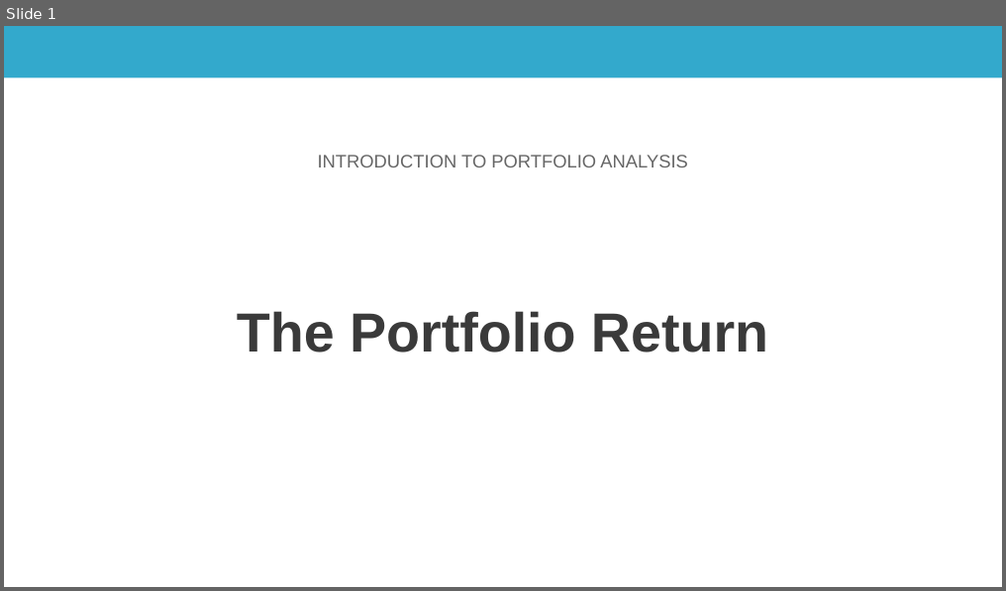
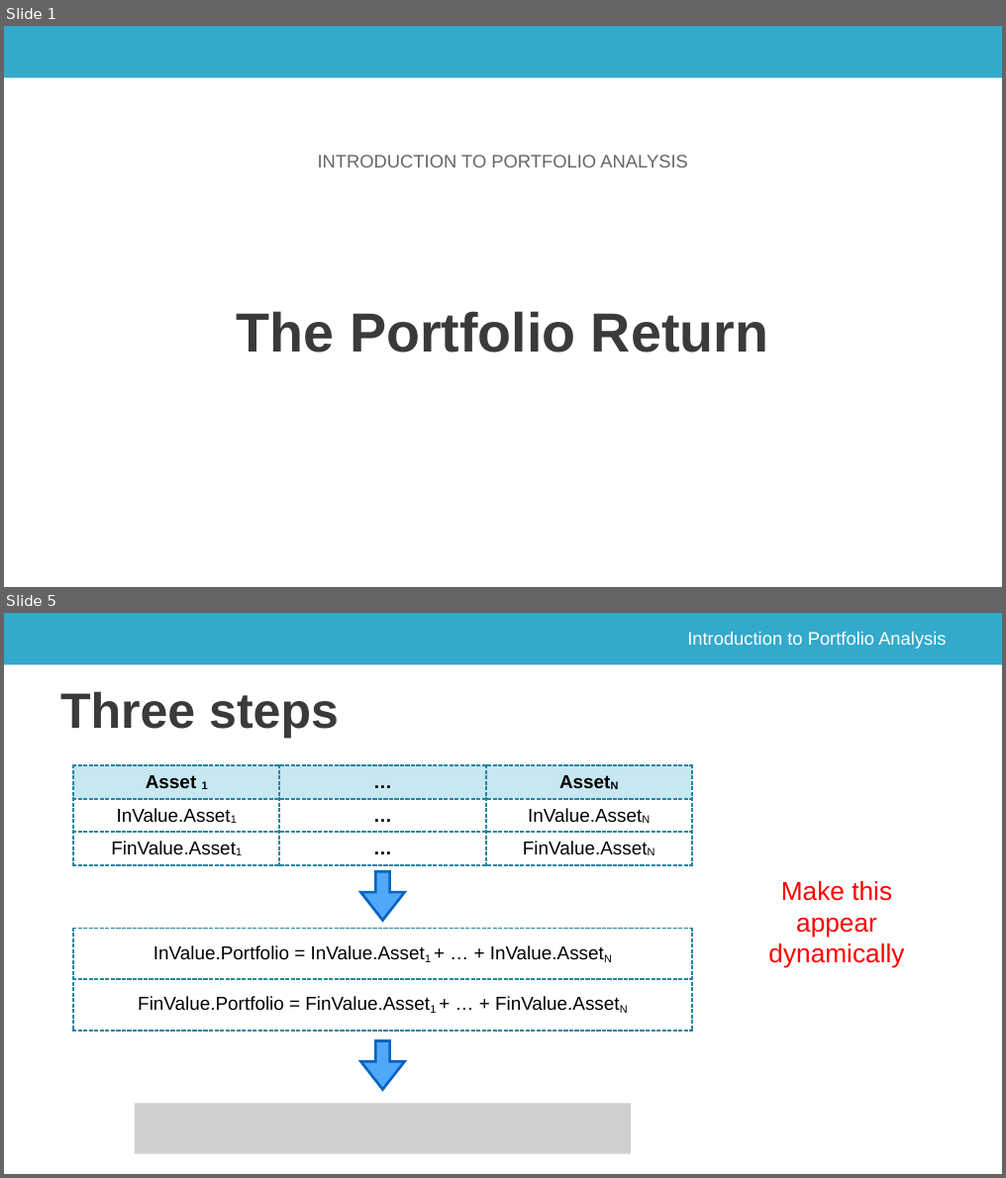
Before and after one commit to saciestudio/courses-intro-portfolio-analysis, a slide deck: scripts/ch_1_video_3.pptx. Shown one above the other, each under a label of ours: slide 1 before the commit, slides 1 and 5 after it; the slides between them are not shown. The pictures are 1006x591 and 1006x1178 pixels, drawn with LibreOffice and Linux fonts; fonts in the diff are those of the drawing; grey boxes stand for pictures; background and template pictures are left out. Boxes give left, top, right and bottom in pixels: in the first picture for what was removed or moved away, otherwise in the second. Text is boxed around its words. In the diff, an @@ line names an element or a change of style, - is before the commit and + after.

```diff
--- a/scripts/ch_1_video_3.pptx
+++ b/scripts/ch_1_video_3.pptx
@@ slide 5 added at (4, 613, 1002, 1174), background #FFFFFF; not listed: 1 template element that a slide beside it also shows @@
@@ text added at (687, 631, 945, 649), 35 pt, text #FFFFFF @@
+Introduction to Portfolio Analysis
@@ title added at (60, 691, 339, 738), 95.4 pt, text #3A3A3A, bold @@
+Three steps
@@ table added at (73, 765, 692, 865), 3 rows, 3 columns @@
+Asset 1 | … | AssetN
+InValue.Asset1 | … | InValue.AssetN
+FinValue.Asset1 | … | FinValue.AssetN
@@ right arrow added at (360, 871, 405, 920), fill #51A8F9, outline #0365C0 5 pt @@
@@ text added at (768, 881, 904, 968), 50 pt, text #FF0000 @@
+Make this appear dynamically
@@ table added at (73, 929, 692, 1031), 2 rows, 1 columns @@
+InValue.Portfolio = InValue.Asset1 + … + InValue.AssetN
+FinValue.Portfolio = FinValue.Asset1 + … + FinValue.AssetN
@@ right arrow added at (360, 1042, 405, 1090), fill #51A8F9, outline #0365C0 5 pt @@
@@ picture added at (135, 1103, 631, 1155) @@
```
Also in this commit, not shown: 5 slides changed, 4 other slides added, 1 slide removed, 2 other files.
